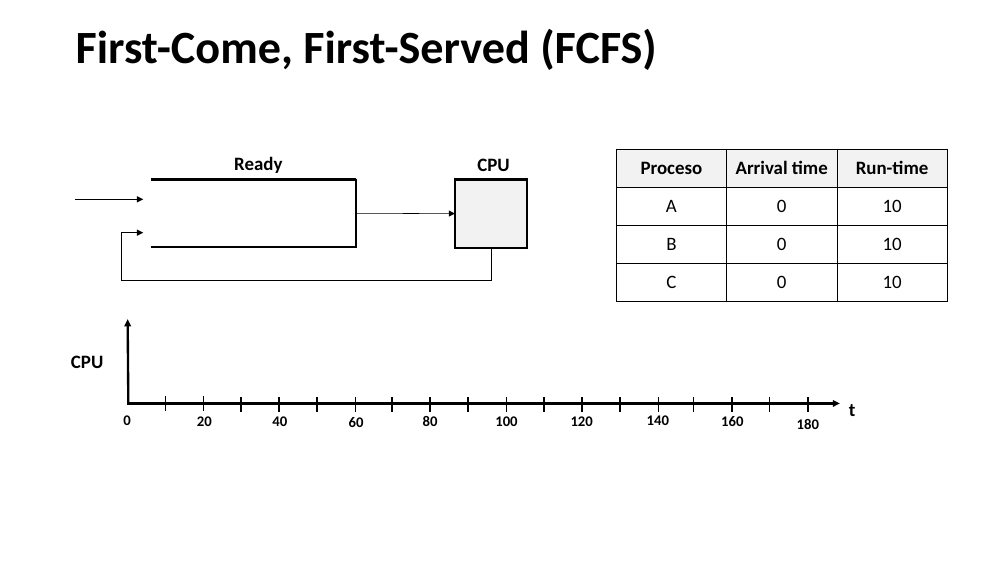
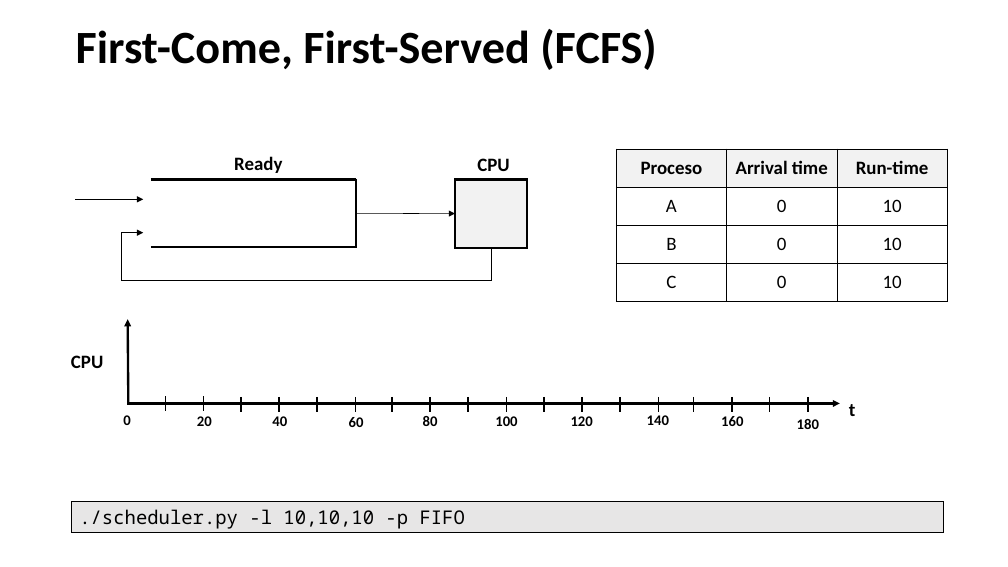
Before and after one commit to udea-so/apuntes_2026-2_SO-virtual, a slide deck: slide 19 of clase_05/SO_apuntes_clase5.pptx. Drawn at 1008x567 pixels with LibreOffice and Linux fonts; fonts in the diff are those of the drawing. Boxes give left, top, right and bottom in pixels: in the first picture for what was removed or moved away, otherwise in the second. Text is boxed around its words. In the diff, an @@ line names an element or a change of style, - is before the commit and + after.

```diff
--- a/clase_05/SO_apuntes_clase5.pptx
+++ b/clase_05/SO_apuntes_clase5.pptx
@@ rectangle added at (72,502,944,532), fill #E7E6E6, outline #000000 0.75 pt, 18 pt, text #000000 @@
+./scheduler.py -l 10,10,10 -p FIFO
```
Also in this commit, not shown: 12 other slides changed, 2 slides added, 17 other files.
